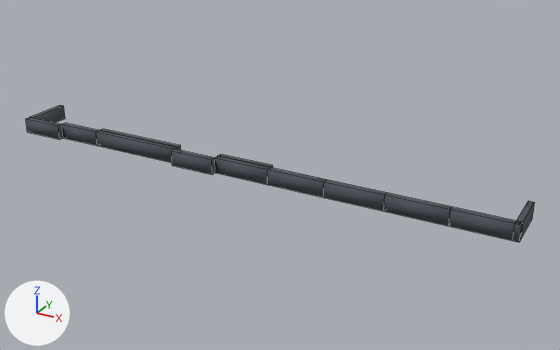
Before and after pictures for a commit that changed the OBJ model resources/nivel2.obj.
Camera for both pictures: a 50 mm camera at (1084.0, -1088.0, 569.0) aimed at (452.0, 61.0, -6.0). Every picture has the same lights, and +X, +Y and +Z are marked at lower left. Mesh edges are drawn as thin lines. Where no turn or scale is listed for an object, it has been applied to the vertices.
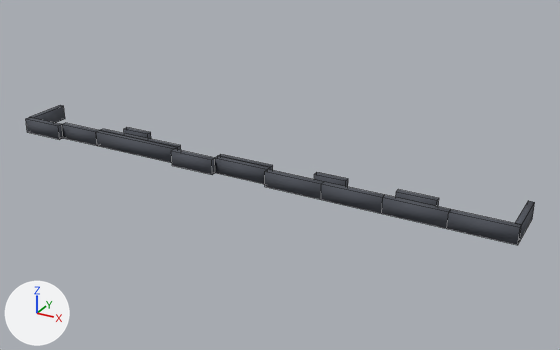
Diff of the bpy script that builds the scene:
```diff
--- a/resources/nivel2.obj.py
+++ b/resources/nivel2.obj.py
@@ me_box008 @@
 me_box008.from_pydata(...)  # 8 vertices, 6 faces; spans x 459.8..569.8, y 0.5..10.5, z 0.0..30.0
 # used by ob_box008; location = (0.0, 0.0, 0.0)
+# me_box008 part 1: the whole mesh is moved by (0.0, -9.6, 0.0)
 me_box008.materials.append(mat_01___default)
@@ me_box009 @@
 me_box009.from_pydata(...)  # 8 vertices, 6 faces; spans x 569.9..679.9, y 0.5..10.5, z 0.0..30.0
 # used by ob_box009; location = (0.0, 0.0, 0.0)
+# me_box009 part 2: the whole mesh is moved by (0.0, -9.6, 0.0)
 me_box009.materials.append(mat_01___default)
@@ me_box010 @@
 me_box010.from_pydata(...)  # 8 vertices, 6 faces; spans x 680.1..790.1, y 0.5..10.5, z 0.0..30.0
 # used by ob_box010; location = (0.0, 0.0, 0.0)
+# me_box010 part 3: the whole mesh is moved by (0.0, -9.6, 0.0)
 me_box010.materials.append(mat_01___default)
@@ me_box011 @@
 me_box011.from_pydata(...)  # 8 vertices, 6 faces; spans x 790.2..900.2, y 0.5..10.5, z 0.0..30.0
 # used by ob_box011; location = (0.0, 0.0, 0.0)
+# me_box011 part 4: the whole mesh is moved by (0.0, -9.6, 0.0)
 me_box011.materials.append(mat_01___default)
@@ me_box016 @@
+me_box016.from_pydata(...)  # a box spanning x 691.4..761.4, y 21.3..31.3, z 0.0..30.0
+me_box016.materials.append(mat_01___default)  # dark grey #4f535c
@@ me_box015 @@
+me_box015.from_pydata(...)  # a box spanning x 541.2..601.2, y 21.3..31.3, z 0.0..30.0
+me_box015.materials.append(mat_01___default)  # dark grey #4f535c
@@ me_box014 @@
+me_box014.from_pydata(...)  # a box spanning x 106.7..166.7, y 40.5..50.5, z 0.0..30.0
+me_box014.materials.append(mat_01___default)  # dark grey #4f535c
@@ ob_box016 @@
+ob_box016 = bpy.data.objects.new('Box016', me_box016)
+ob_box016.location = (0.0, 0.0, 0.0)
@@ ob_box015 @@
+ob_box015 = bpy.data.objects.new('Box015', me_box015)
+ob_box015.location = (0.0, 0.0, 0.0)
@@ ob_box014 @@
+ob_box014 = bpy.data.objects.new('Box014', me_box014)
+ob_box014.location = (0.0, 0.0, 0.0)
```

Changed parts and their boxes (x1, y1, x2, y2) in the pictures (560 x 350 px):
'Box011', mesh moved: before (449, 207, 522, 242); after (447, 209, 522, 245)
'Box010', mesh moved: before (384, 193, 452, 226); after (382, 195, 450, 229)
'Box009', mesh moved: before (324, 180, 386, 211); after (321, 182, 384, 214)
'Box008', mesh moved: before (267, 167, 326, 198); after (265, 169, 324, 200)
'Box016', added: after (396, 189, 439, 206)
'Box015', added: after (314, 172, 348, 187)
'Box014', added: after (124, 127, 151, 139)
